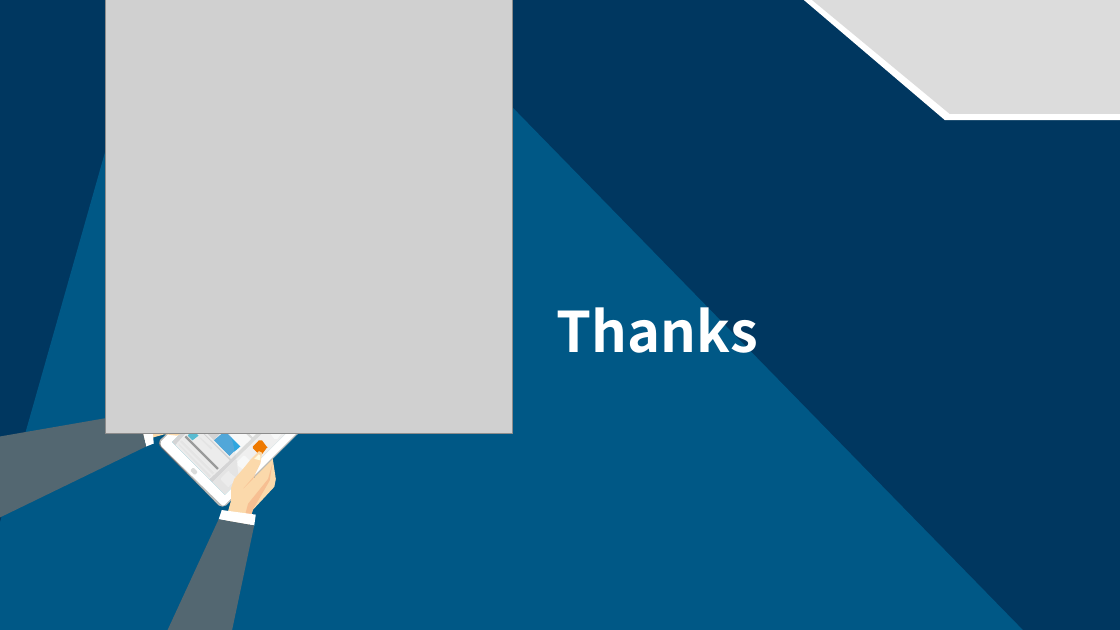
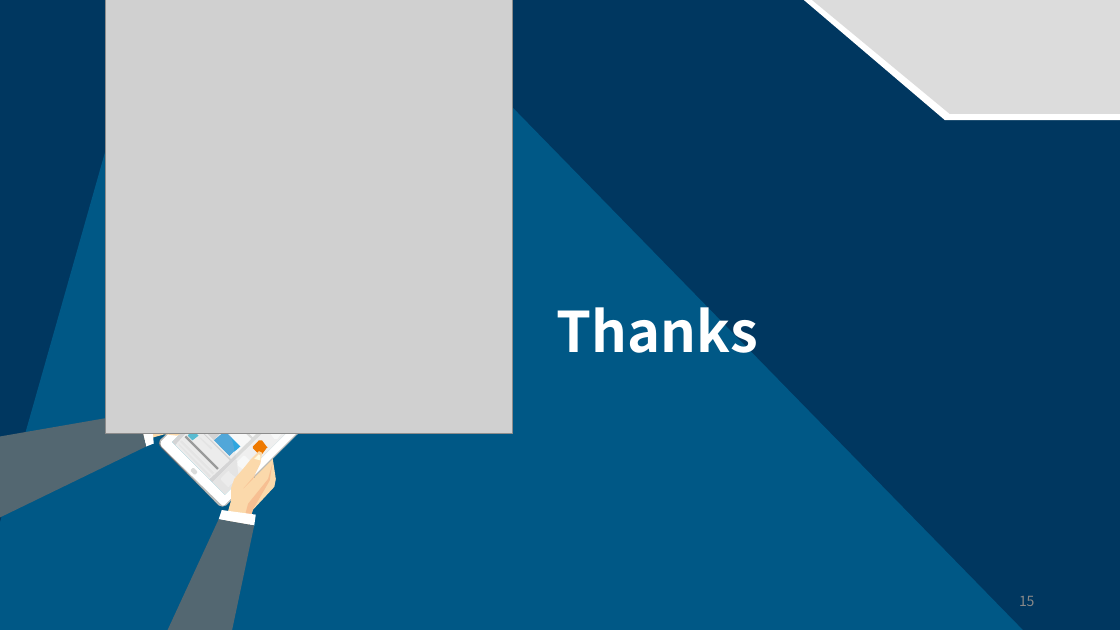
Before and after one commit to mengqinxue/Guardrails, a slide deck: slide 16 of docs/Guardrails Presentation.pptx. Drawn at 1120x630 pixels with LibreOffice and Linux fonts; fonts in the diff are those of the drawing; grey boxes stand for pictures. Boxes give left, top, right and bottom in pixels: in the first picture for what was removed or moved away, otherwise in the second. Text is boxed around its words. In the diff, an @@ line names an element or a change of style, - is before the commit and + after.

```diff
--- a/docs/Guardrails Presentation.pptx
+++ b/docs/Guardrails Presentation.pptx
@@ page number added at bbox=[1019, 596, 1035, 606], 12 pt, text #898989 @@
+15
```
Also in this commit, not shown: 14 other slides changed, 1 other file.
